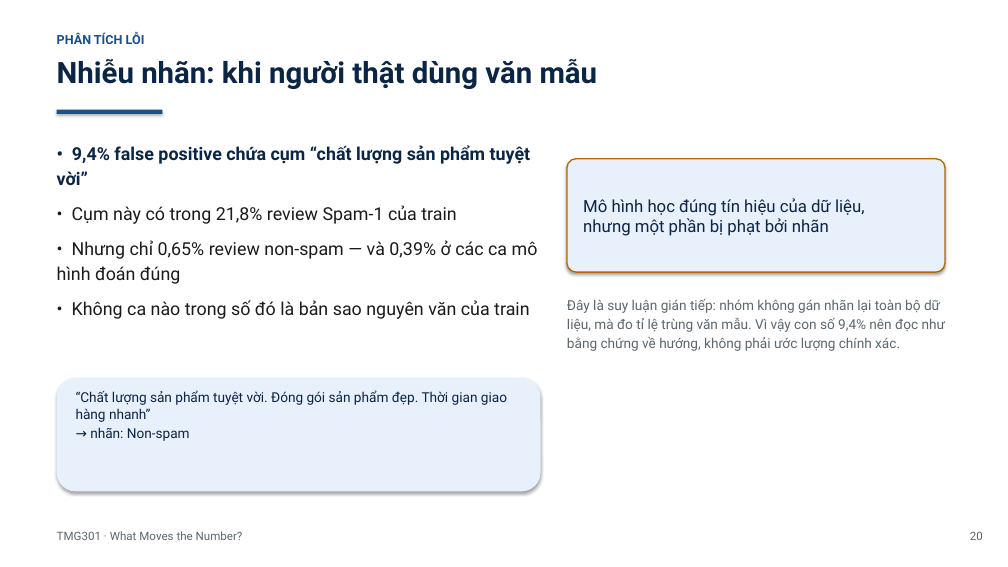
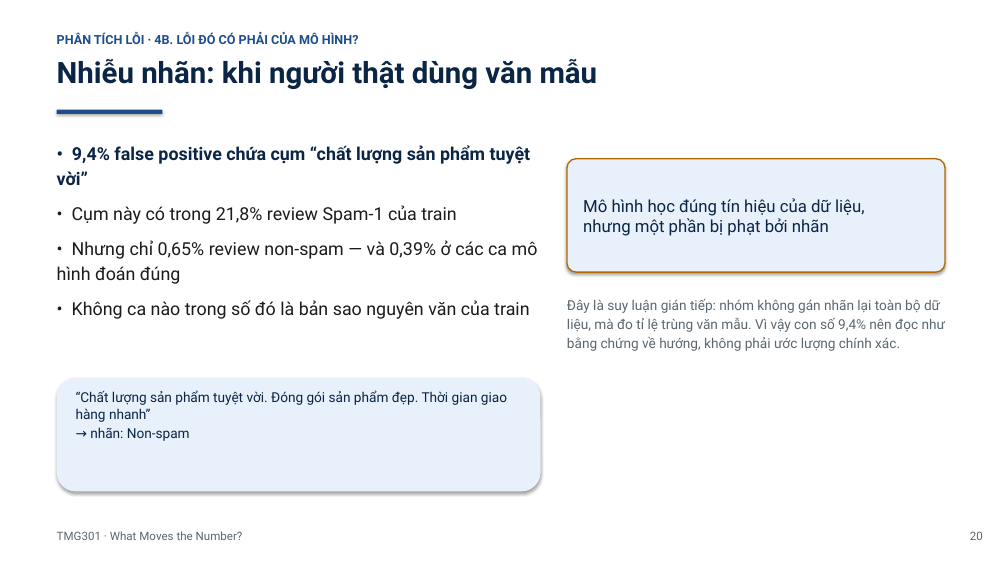
Before and after one commit to PhanBaSongToan/what-moves-the-number, a slide deck: slide 21 of slides/TMG301_What_Moves_the_Number.pptx. Drawn at 1008x567 pixels with LibreOffice and Linux fonts; fonts in the diff are those of the drawing. Boxes give left, top, right and bottom in pixels: in the first picture for what was removed or moved away, otherwise in the second. Text is boxed around its words. In the diff, an @@ line names an element or a change of style, - is before the commit and + after.

Commit message:
Deck: number the guiding question on every results slide
Each slide now carries 'Kết quả · 3. Nếu không phải kiến trúc, vậy cái gì?'
so the thread from reproduction to limitation is visible on the slide itself.

```diff
--- a/slides/TMG301_What_Moves_the_Number.pptx
+++ b/slides/TMG301_What_Moves_the_Number.pptx
@@ text at <box>57,32,359,44</box>: text changed @@
-PHÂN TÍCH LỖI
+PHÂN TÍCH LỖI · 4B. LỖI ĐÓ CÓ PHẢI CỦA MÔ HÌNH?
```
Also in this commit, not shown: 10 other slides changed, 1 other file.
